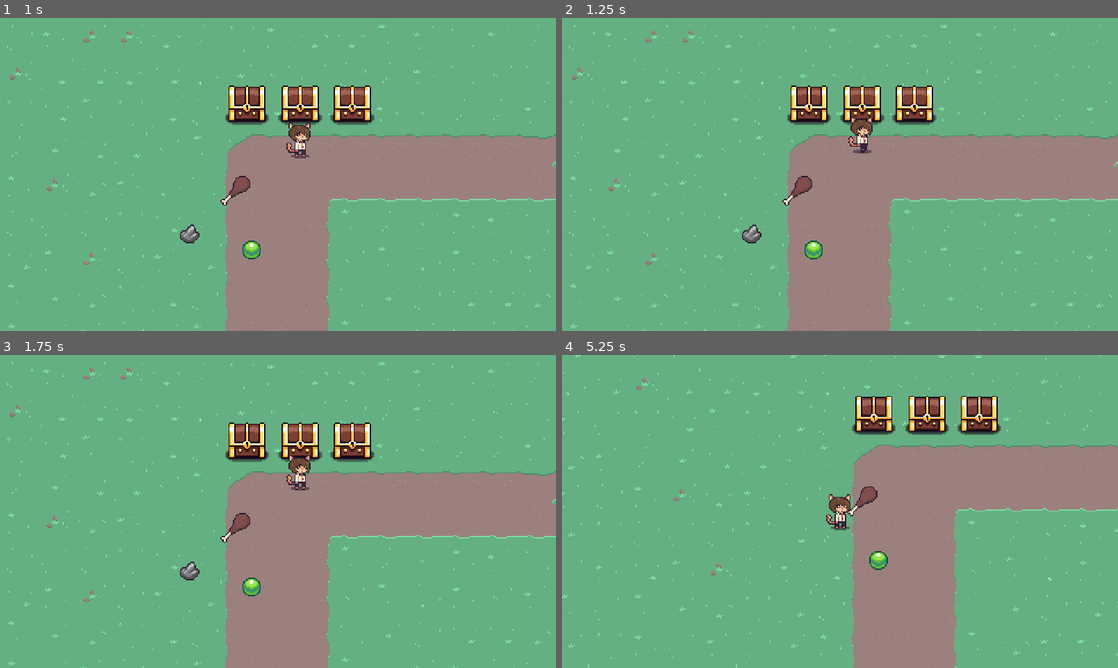
Above: before the commit, frames 1-4 (two rows, left to right).
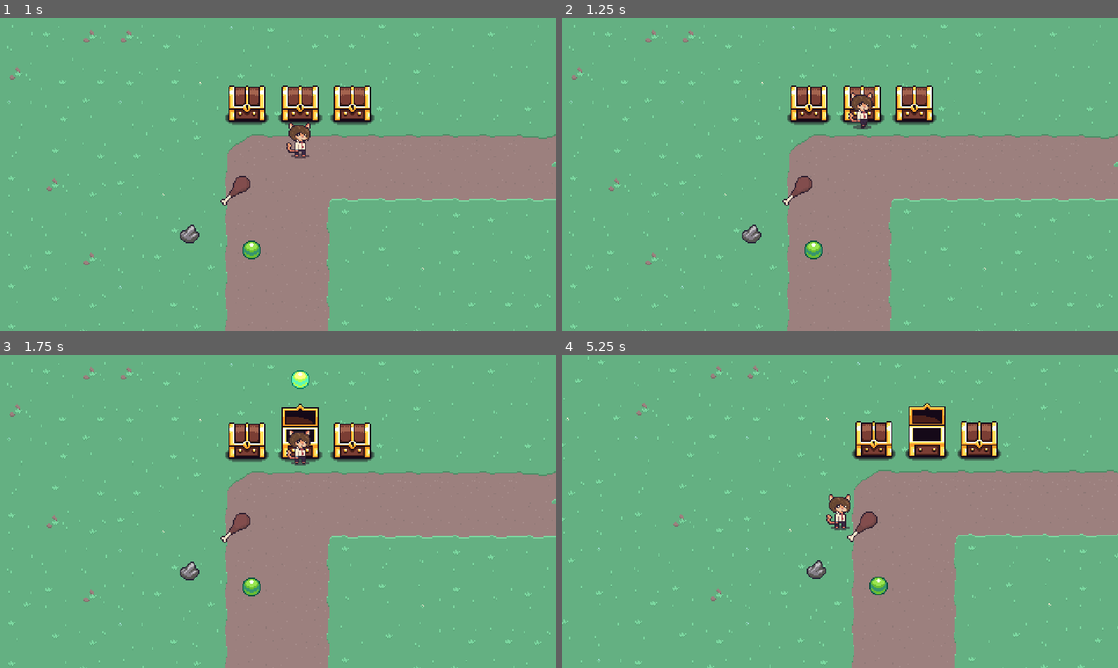
Above: after the commit, the same moments.

Repository: OwOPango/TutorialGame3
Game: Godot game, scene res://Levels/Area01/01.tscn
The game is run twice, just before and just after one commit, with the same random seed, the same clock (stepped at 60 frames per second) and the same inputs. This scene is started directly instead of the project's main scene. Sound files missing from this copy of the repository are replaced by a short silence.
Inputs:
- Up to frame 1 (1 s): tap Enter at 0.5 s; hold Up (up) from 0.53 s (still down); hold Space (interact) from 0.53 s (still down)
- Up to frame 2 (1.25 s): keep holding Up (up); keep holding Space (interact)
- Up to frame 3 (1.75 s): keep holding Up (up); release Space (interact) at 1.28 s; tap Space (interact) at 1.35 s
- Up to frame 4 (5.25 s): release Up (up) at 2.03 s; hold Space (interact) 2.03-2.78 s; hold Left (left) 2.03-3.53 s; tap Space (interact) at 2.85, 4.35 s; hold Down (down) 3.53-4.28 s; hold Space (interact) 3.53-4.28 s; hold Right (right) 4.28-5.03 s; hold Up (up) from 5.03 s (still down); hold Space (interact) from 5.03 s (still down)

Frame 1 is identical in both runs. In frame 2, 0.5% of the frame differs, in the area x 51-56%, y 23-44%; in frame 3, 1.2%; in frame 4, 13%, in the area x 0-100%, y 0-100%.
Error before the commit: Invalid access to property or key 'direction_changed' on a base object of type 'CharacterBody2D (Player)'. (res://Player/Scripts/player_interactions_host.gd:8)

Commit message:
fixed collision bug

Diff:
--- a/Interactables/TreasureChest/treasure_chest.tscn
+++ b/Interactables/TreasureChest/treasure_chest.tscn
@@ -7,33 +7,6 @@
 
 [sub_resource type="AtlasTexture" id="AtlasTexture_4gf0i"]
 atlas = ExtResource("3_ohlaj")
-
-[sub_resource type="Animation" id="Animation_flp7k"]
-resource_name = "closed"
-tracks/0/type = "value"
-tracks/0/imported = false
-tracks/0/enabled = true
-tracks/0/path = NodePath("Sprite2D:frame")
-tracks/0/interp = 1
-tracks/0/loop_wrap = true
-tracks/0/keys = {
-"times": PackedFloat32Array(0),
-"transitions": PackedFloat32Array(1),
-"update": 1,
-"values": [0]
-}
-tracks/1/type = "value"
-tracks/1/imported = false
-tracks/1/enabled = true
-tracks/1/path = NodePath("ItemSprite:visible")
-tracks/1/interp = 1
-tracks/1/loop_wrap = true
-tracks/1/keys = {
-"times": PackedFloat32Array(0),
-"transitions": PackedFloat32Array(1),
-"update": 1,
-"values": [false]
-}
 
 [sub_resource type="Animation" id="Animation_7qdhk"]
 length = 0.001
@@ -86,19 +59,19 @@
 "values": [Color(1, 1, 1, 1)]
 }
 
-[sub_resource type="Animation" id="Animation_hw1bw"]
-resource_name = "opened"
-tracks/0/type = "value"
-tracks/0/imported = false
-tracks/0/enabled = true
-tracks/0/path = NodePath("Sprite2D:frame")
-tracks/0/interp = 1
-tracks/0/loop_wrap = true
-tracks/0/keys = {
-"times": PackedFloat32Array(0),
-"transitions": PackedFloat32Array(1),
-"update": 1,
-"values": [1]
+[sub_resource type="Animation" id="Animation_flp7k"]
+resource_name = "closed"
+tracks/0/type = "value"
+tracks/0/imported = false
+tracks/0/enabled = true
+tracks/0/path = NodePath("Sprite2D:frame")
+tracks/0/interp = 1
+tracks/0/loop_wrap = true
+tracks/0/keys = {
+"times": PackedFloat32Array(0),
+"transitions": PackedFloat32Array(1),
+"update": 1,
+"values": [0]
 }
 tracks/1/type = "value"
 tracks/1/imported = false
@@ -180,6 +153,33 @@
 "values": [Color(1, 1, 1, 1), Color(2, 2, 2, 1), Color(1, 1, 1, 1), Color(1, 1, 1, 1), Color(1, 1, 1, 0)]
 }
 
+[sub_resource type="Animation" id="Animation_hw1bw"]
+resource_name = "opened"
+tracks/0/type = "value"
+tracks/0/imported = false
+tracks/0/enabled = true
+tracks/0/path = NodePath("Sprite2D:frame")
+tracks/0/interp = 1
+tracks/0/loop_wrap = true
+tracks/0/keys = {
+"times": PackedFloat32Array(0),
+"transitions": PackedFloat32Array(1),
+"update": 1,
+"values": [1]
+}
+tracks/1/type = "value"
+tracks/1/imported = false
+tracks/1/enabled = true
+tracks/1/path = NodePath("ItemSprite:visible")
+tracks/1/interp = 1
+tracks/1/loop_wrap = true
+tracks/1/keys = {
+"times": PackedFloat32Array(0),
+"transitions": PackedFloat32Array(1),
+"update": 1,
+"values": [false]
+}
+
 [sub_resource type="AnimationLibrary" id="AnimationLibrary_eoe2e"]
 _data = {
 "RESET": SubResource("Animation_7qdhk"),
@@ -214,7 +214,6 @@
 theme_override_colors/font_outline_color = Color(0, 0, 0, 1)
 theme_override_constants/outline_size = 4
 theme_override_font_sizes/font_size = 10
-text = "x99"
 horizontal_alignment = 1
 metadata/_edit_use_anchors_ = true
 
--- a/Player/Scripts/player.gd
+++ b/Player/Scripts/player.gd
@@ -4,6 +4,10 @@
 var cardinal_direction : Vector2 = Vector2.DOWN
 const DIR_4 = [Vector2.RIGHT, Vector2.DOWN, Vector2.LEFT, Vector2.UP]
 var direction : Vector2 = Vector2.ZERO
+
+
+signal direction_changed( new_direction: Vector2 )
+
 
 @onready var animation_player: AnimationPlayer = $AnimationPlayer
 @onready var sprite: Sprite2D = $Sprite2D
--- a/Player/player.tscn
+++ b/Player/player.tscn
@@ -9,8 +9,8 @@
 [ext_resource type="Script" path="res://Player/Scripts/player_interactions_host.gd" id="7_6qblo"]
 
 [sub_resource type="CapsuleShape2D" id="CapsuleShape2D_ujrl7"]
-radius = 8.0
-height = 28.0
+radius = 5.0
+height = 10.0
 
 [sub_resource type="Animation" id="Animation_8oukc"]
 length = 0.001
@@ -141,7 +141,7 @@
 }
 
 [sub_resource type="RectangleShape2D" id="RectangleShape2D_esoda"]
-size = Vector2(10, 9)
+size = Vector2(16, 9)
 
 [node name="Player" type="CharacterBody2D"]
 collision_mask = 16
@@ -150,7 +150,7 @@
 script = ExtResource("1_8t1jc")
 
 [node name="CollisionShape2D" type="CollisionShape2D" parent="."]
-position = Vector2(0, 1)
+position = Vector2(0, 14)
 shape = SubResource("CapsuleShape2D_ujrl7")
 
 [node name="Sprite2D" type="Sprite2D" parent="."]
